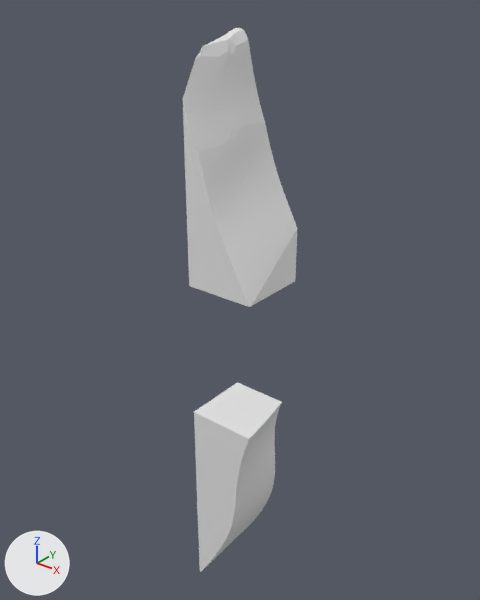
A saved change to the glTF model assets/terrain/surface_pieces/surf_42_7.glb.
Both versions are drawn from a camera (50 mm lens) standing at (127.5, 41.0, -6.7) and looking at (101.4, 73.6, -27.0). Every picture has the same lights, and +X, +Y and +Z are marked at lower left. The picture after the commit comes second. Where no turn or scale is listed for an object, it has been applied to the vertices.

In view in the first picture: 'layer_1', 'layer_2', 'layer_3', 'layer_6', 'layer_7', 'layer_8' and 1 more.
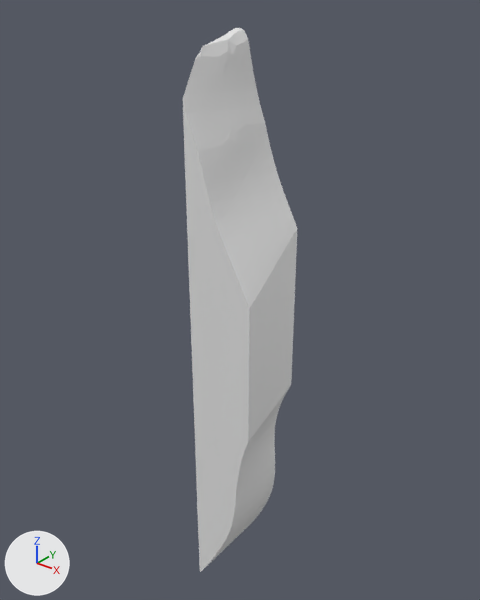
What changed in the scene script:
```text
Add me_layer_5:
    me_layer_5.from_pydata(...)  # 44 vertices, 84 faces; spans x 100.0..105.0, y 70.0..75.0, z -35.0..-30.0
Add me_layer_4:
    me_layer_4.from_pydata([(100.0, 75.0, -30.0), (100.0, 70.0, -30.0), (100.0, 75.0, -25.0), (100.0, 70.0, -25.0), (105.0, 75.0, -30.0), (105.0, 70.0, -30.0), (105.0, 75.0, -25.0), (105.0, 70.0, -25.1), (105.0, 70.14, -25.0), (104.95, 70.0, -25.0), (104.97, 70.06, -25.0), (104.96, 70.0, -25.02)], [], [(1, 2, 0), (3, 1, 5), (0, 2, 6), (2, 1, 3), (0, 6, 4), (7, 5, 4), (6, 8, 4), (3, 5, 9), (7, 4, 8), (7, 11, 5), (11, 9, 5), (7, 10, 11), (7, 8, 10), (11, 10, 9), (1, 0, 4), (2, 3, 9), (5, 1, 4), (6, 2, 9), (6, 10, 8), (6, 9, 10)])
Add ob_layer_5:
    ob_layer_5 = bpy.data.objects.new('layer_5', me_layer_5)
    ob_layer_5.location = (0.0, 0.0, 0.0)
Add ob_layer_4:
    ob_layer_4 = bpy.data.objects.new('layer_4', me_layer_4)
    ob_layer_4.location = (0.0, 0.0, 0.0)
```

Changed parts and their boxes (x1, y1, x2, y2) in the pictures (480 x 600 px):
'layer_4', added
    after: (189, 282, 295, 376)
'layer_5', added
    after: (192, 347, 293, 439)
